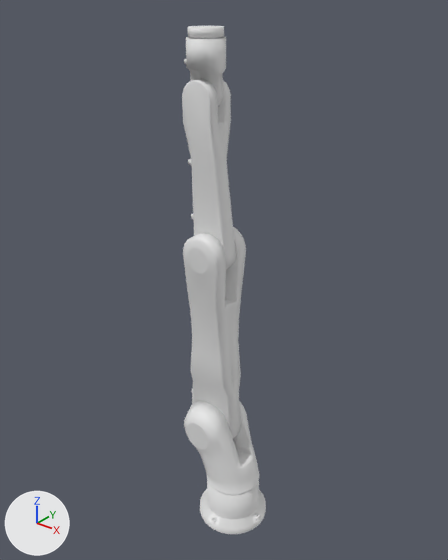
The Blender file models/kuka/kuka.blend, before and after one commit.
One viewpoint serves both versions: a camera (50 mm lens) standing at (8.52, -11.08, 14.45) and looking at (-0.52, 0.22, 7.45). Arrows for +X, +Y and +Z are at lower left; the lights stay in place.

The first picture shows 'kukaBase', 'kukaLink1', 'kukaLink2', 'kukaLink3', 'kukaLink4'.
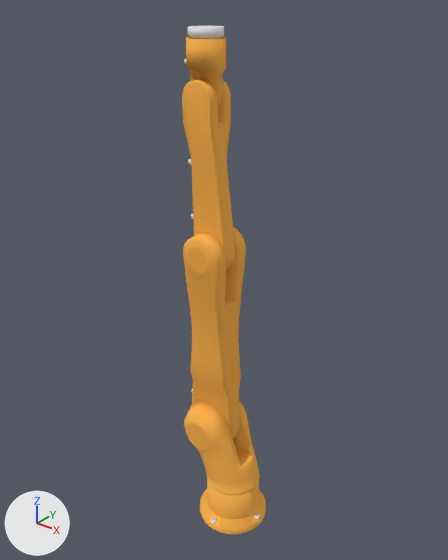
Where the change shows, as pixel boxes [x1, y1, x2, y2] in the pictures (448 x 560 px):
'kukaLink2', recoloured (grey to orange): [183, 227, 246, 438] in both
'kukaLink3', recoloured (grey to orange): [182, 79, 236, 269] in both
'kukaLink1', recoloured (grey to orange): [184, 401, 259, 495] in both
'kukaBase', recoloured (white to orange): [200, 480, 266, 534] in both
'kukaLink4', recoloured (grey to orange): [186, 37, 226, 107] in both

Diff of the bpy script that builds the scene:
```diff
--- a/models/kuka/kuka.blend.py
+++ b/models/kuka/kuka.blend.py
@@ mat_kukalink4material @@
+mat_kukalink4material = diffuse_material('kukaLink4Material')
+mat_kukalink4material.base_color = (1.0, 0.466, 0.083)  # orange #ffb651
@@ mat_kukalink3material @@
+mat_kukalink3material = diffuse_material('kukaLink3Material')
+mat_kukalink3material.base_color = (1.0, 0.466, 0.083)  # orange #ffb651
@@ mat_kukalink2material @@
+mat_kukalink2material = diffuse_material('kukaLink2Material')
+mat_kukalink2material.base_color = (1.0, 0.466, 0.083)  # orange #ffb651
@@ mat_kukalink1material @@
+mat_kukalink1material = diffuse_material('kukaLink1Material')
+mat_kukalink1material.base_color = (1.0, 0.466, 0.083)  # orange #ffb651
@@ mat_kukabasematerial @@
+mat_kukabasematerial = diffuse_material('kukaBaseMaterial')
+mat_kukabasematerial.base_color = (1.0, 0.466, 0.0833)  # orange #ffb651
@@ me_plane_004 @@
 me_plane_004.from_pydata(...)  # 236 vertices, 181 faces; spans x -1.0..1.0, y -1.0..1.0, z 0.0..1.29
+me_plane_004.materials.append(mat_kukabasematerial)  # orange #ffb651
@@ me_circle_001 @@
 me_circle_001.from_pydata(...)  # 319 vertices, 294 faces; spans x -1.45..0.78, y -0.82..0.82, z -0.06..2.4
+me_circle_001.materials.append(mat_kukalink1material)  # orange #ffb651
@@ me_circle_002 @@
 me_circle_002.from_pydata(...)  # 315 vertices, 289 faces; spans x -0.72..0.73, y -0.65..0.65, z -0.64..5.9
+me_circle_002.materials.append(mat_kukalink2material)  # orange #ffb651
@@ me_circle_003 @@
 me_circle_003.from_pydata(...)  # 165 vertices, 141 faces; spans x -0.62..0.51, y -0.36..0.38, z -0.52..4.19
+me_circle_003.materials.append(mat_kukalink3material)  # orange #ffb651
@@ me_circle @@
 me_circle.from_pydata(...)  # 102 vertices, 80 faces; spans x -0.44..0.44, y -0.44..0.44, z -0.39..1.19
+me_circle.materials.append(mat_kukalink4material)  # orange #ffb651
```
